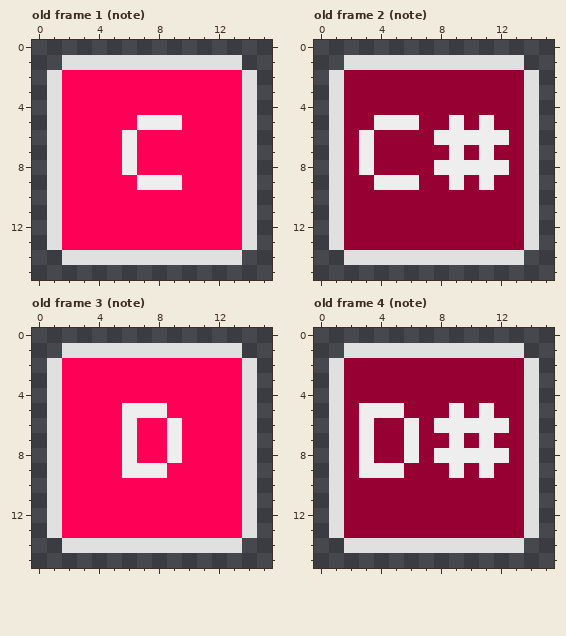
Two states of a pixel-art file, Assets/AnimationImporter/note.ase. The picture above was drawn from the file before the commit.
16x16 pixels, 48 frames. Shown: old frame 1 (note), old frame 2 (note), old frame 3 (note), old frame 4 (note). The commit also changed other frames, which this record leaves out.
After the commit:
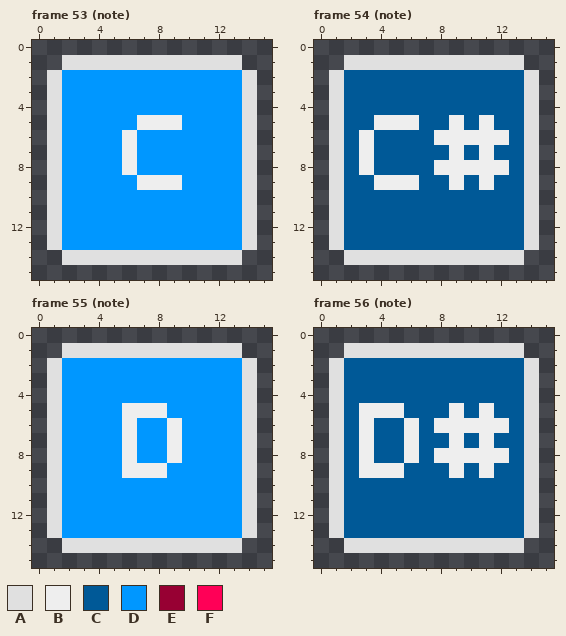
Palette (. is transparent): A #e0e0e0  B #eeeeee  C #005997  D #0097ff  E #970033  F #ff0057
A new or re-ordered frame is compared with the old frame closest to it.
Changes in this commit:
frames 48 -> 64
Changed rows in their new state; - is an unchanged pixel.
Frame 53 (note) is new; against old frame 1 (note), layer "button":
first column x 2:
 2 DDDDDDDDDDDD
 3 DDDDDDDDDDDD
 4 DDDDDDDDDDDD
 5 DDDDD---DDDD
 6 DDDD-DDDDDDD
 7 DDDD-DDDDDDD
 8 DDDD-DDDDDDD
 9 DDDDD---DDDD
10 DDDDDDDDDDDD
11 DDDDDDDDDDDD
12 DDDDDDDDDDDD
13 DDDDDDDDDDDD
Frame 54 (note) is new; against old frame 2 (note), layer "button":
first column x 2:
 2 CCCCCCCCCCCC
 3 CCCCCCCCCCCC
 4 CCCCCCCCCCCC
 5 CC---CC-C-CC
 6 C-CCCC-----C
 7 C-CCCCC-C-CC
 8 C-CCCC-----C
 9 CC---CC-C-CC
10 CCCCCCCCCCCC
11 CCCCCCCCCCCC
12 CCCCCCCCCCCC
13 CCCCCCCCCCCC
Frame 55 (note) is new; against old frame 3 (note), layer "button":
first column x 2:
 2 DDDDDDDDDDDD
 3 DDDDDDDDDDDD
 4 DDDDDDDDDDDD
 5 DDDD---DDDDD
 6 DDDD-DD-DDDD
 7 DDDD-DD-DDDD
 8 DDDD-DD-DDDD
 9 DDDD---DDDDD
10 DDDDDDDDDDDD
11 DDDDDDDDDDDD
12 DDDDDDDDDDDD
13 DDDDDDDDDDDD
Frame 56 (note) is new; against old frame 4 (note), layer "button":
first column x 2:
 2 CCCCCCCCCCCC
 3 CCCCCCCCCCCC
 4 CCCCCCCCCCCC
 5 C---CCC-C-CC
 6 C-CC-C-----C
 7 C-CC-CC-C-CC
 8 C-CC-C-----C
 9 C---CCC-C-CC
10 CCCCCCCCCCCC
11 CCCCCCCCCCCC
12 CCCCCCCCCCCC
13 CCCCCCCCCCCC
Pixel boxes of the changes (left, top, right, bottom) in both pictures:
changed: (62, 70, 242, 250)
changed: (344, 70, 524, 250)
changed: (62, 358, 242, 538)
changed: (344, 358, 524, 538)
